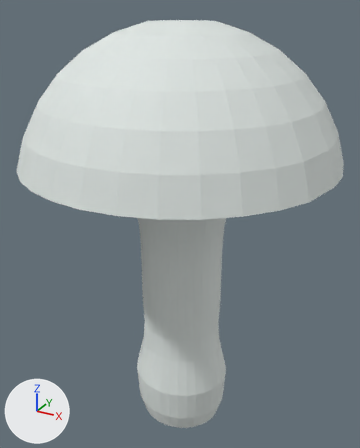
Renders of the FBX model VRGame/Assets/Models/mushroom.fbx from each side of a commit.
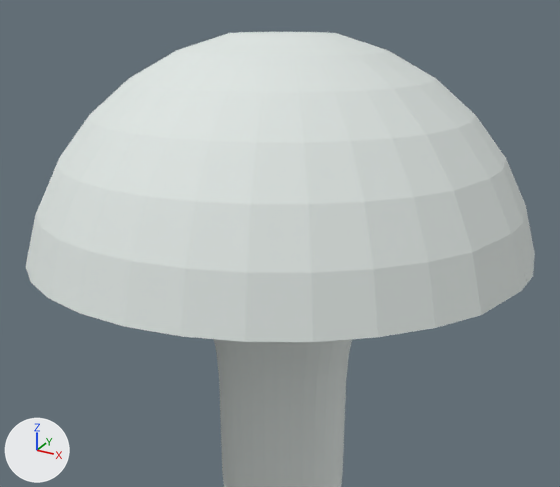
The first picture shows the older version from a 50 mm camera at (1.44, -2.64, 4.18) aimed at (-0.03, 0.03, 2.84). The close-ups show both versions on the part from 0% to 100% of the width and 0% to 70% of the height of that picture; other places that the commit changed are outside them. The lights are fixed; the arrows at lower left show +X, +Y and +Z. Where no turn or scale is listed for an object, it has been applied to the vertices.
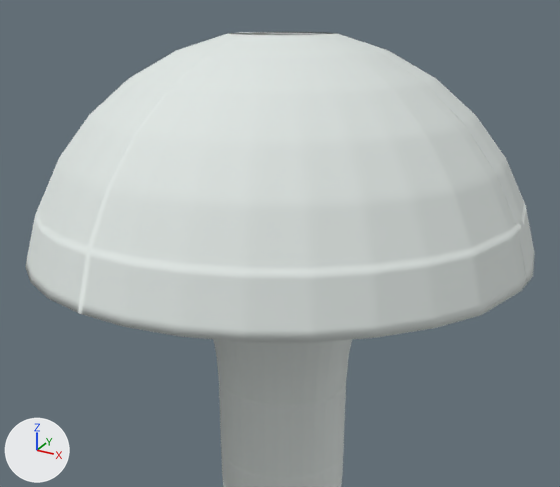
What differs and where, as boxes (x1, y1, x2, y2) in the close-ups (560 x 487 px):
```json
{"object": "Sphere.001", "change": "reshaped", "before": [26, 33, 527, 342], "after": [25, 33, 527, 342]}
{"part": 1, "of": "me_sphere_001", "change": "added", "after": [25, 33, 527, 342]}
```

Edits to the scene script, one JSON object a line:
```json
{"block": "me_sphere_001", "where": "# used by ob_sphere_001; location = (0.0, -0.004, 3.112)"}
{"op": "remove", "block": "me_sphere_001", "code": "me_sphere_001.from_pydata(...)  # 119 vertices, 100 faces; spans x -0.96..0.96, y -0.98..0.01, z 0.2..0.98"}
{"op": "add", "block": "me_sphere_001", "code": "me_sphere_001.from_pydata(...)  # 12037 vertices, 11859 faces; spans x -0.96..0.96, y -0.98..0.01, z 0.2..0.98"}
{"block": "me_sphere_001", "change": "me_sphere_001 part 1: 11918 vertices added at x -0.96..0.96, y -0.98..0.01, z 0.2..0.98"}
```
